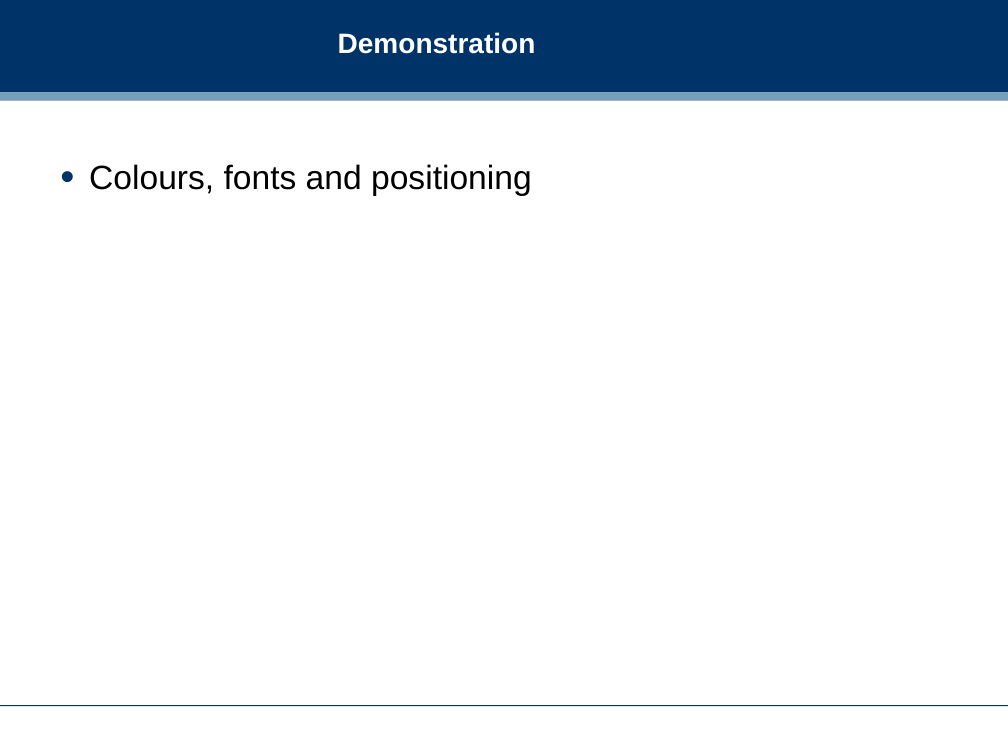
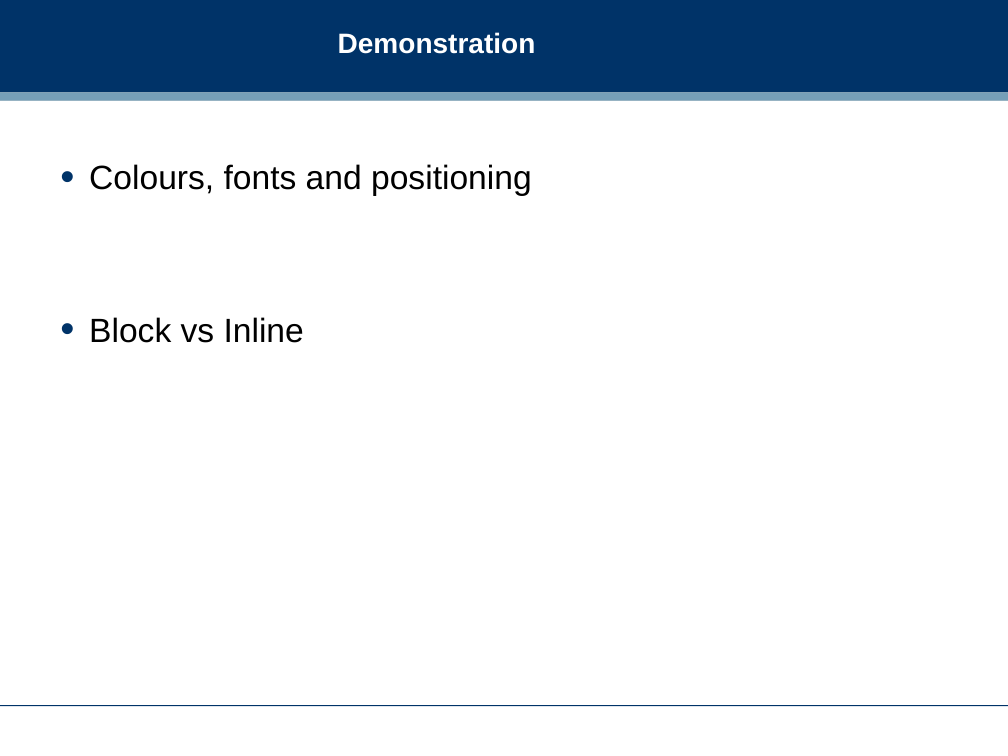
Before and after one commit to dreamind/ix, a slide deck: slide 18 of lectures/presenting-data/css.ppt. Drawn at 1008x756 pixels with LibreOffice and Linux fonts; fonts in the diff are those of the drawing; background and template pictures are left out. Boxes give left, top, right and bottom in pixels: in the first picture for what was removed or moved away, otherwise in the second. Text is boxed around its words. In the diff, an @@ line names an element or a change of style, - is before the commit and + after.

```diff
--- a/lectures/presenting-data/css.ppt
+++ b/lectures/presenting-data/css.ppt
@@ text at (89,317,304,343): paragraph added @@
+• Block vs Inline
```
Also in this commit, not shown: 1 other slide changed, 1 slide added, 3 slides removed, 1 other file.
